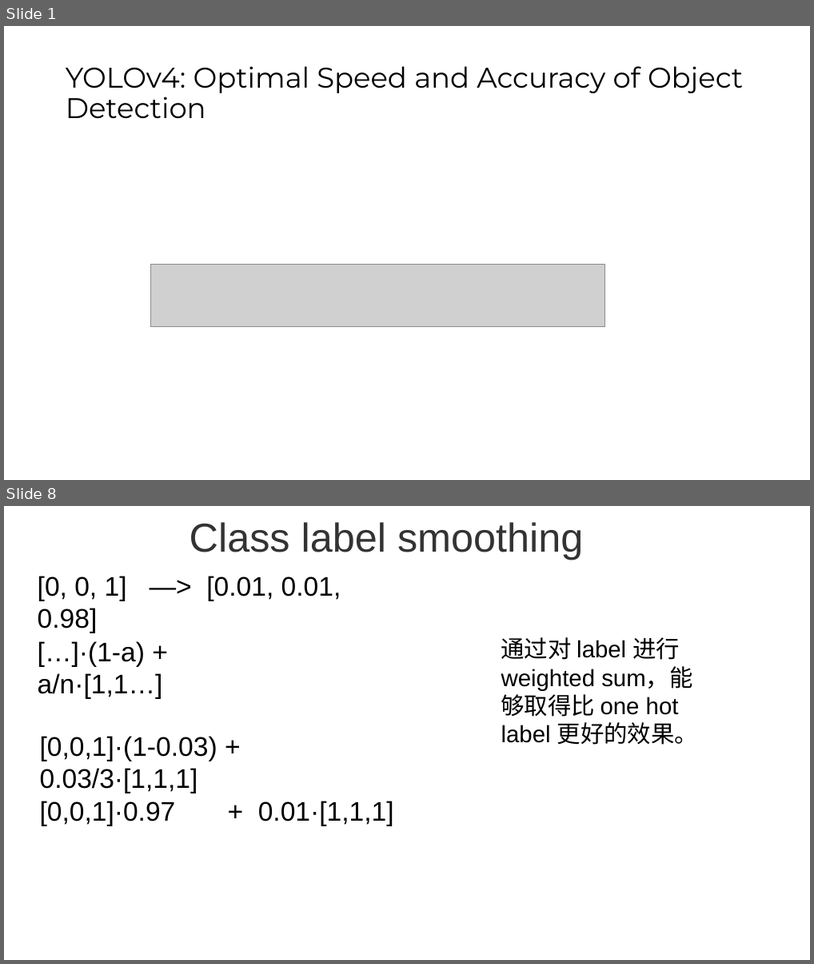
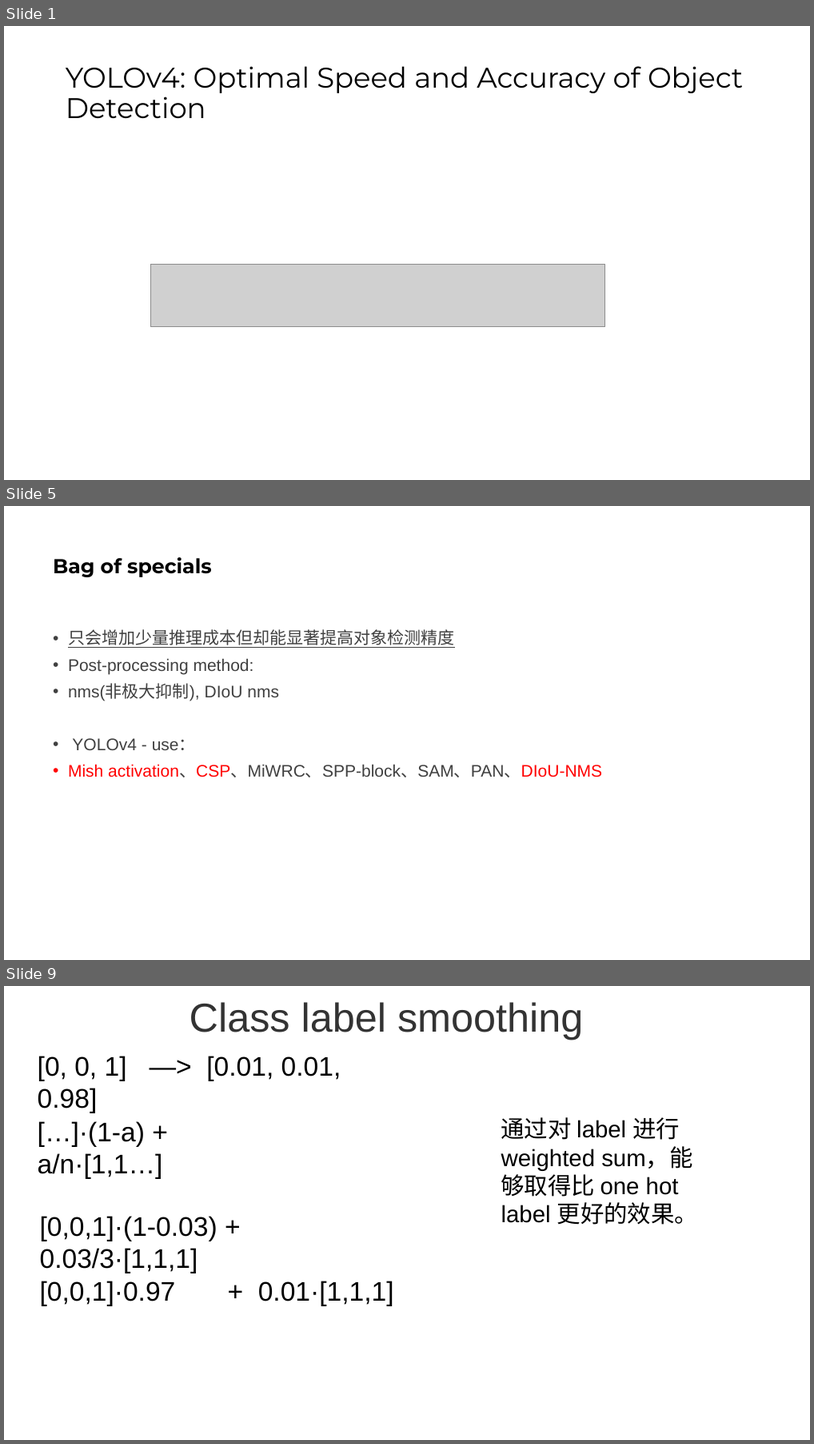
Before and after one commit to Adnios/DVS-gesture_recognition, a slide deck: tracking/YOLOv4.pptx. Shown one above the other, each under a label of ours: slides 1 and 8 before the commit, slides 1, 5 and 9 after it; the slides between them are not shown. The pictures are 814x964 and 814x1444 pixels, drawn with LibreOffice and Linux fonts; fonts in the diff are those of the drawing; grey boxes stand for pictures. Boxes give left, top, right and bottom in pixels: in the first picture for what was removed or moved away, otherwise in the second. Text is boxed around its words. In the diff, an @@ line names an element or a change of style, - is before the commit and + after.

```diff
--- a/tracking/YOLOv4.pptx
+++ b/tracking/YOLOv4.pptx
@@ slide 5 added at (4, 506, 810, 960), background #FFFFFF @@
@@ title added at (53, 557, 212, 577), 24 pt, text #000000, bold @@
+Bag of specials
@@ text added at (68, 629, 602, 777), 20 pt, text #404040 @@
+• 只会增加少量推理成本但却能显著提高对象检测精度
+• Post-processing method:
+• nms(非极大抑制), DIoU nms
+• YOLOv4 - use：
+• Mish activation、CSP、MiWRC、SPP-block、SAM、PAN、DIoU-NMS
@@ what was slide 8 is now slide 9 @@
```
Also in this commit, not shown: 5 slides changed, 9 other slides added, 1 slide removed, 11 other files.
